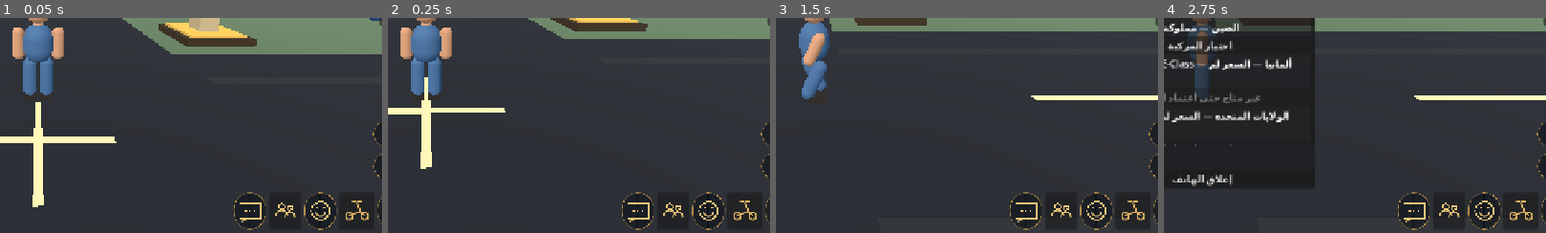
Above: before the commit, frames 1-4 (left to right).
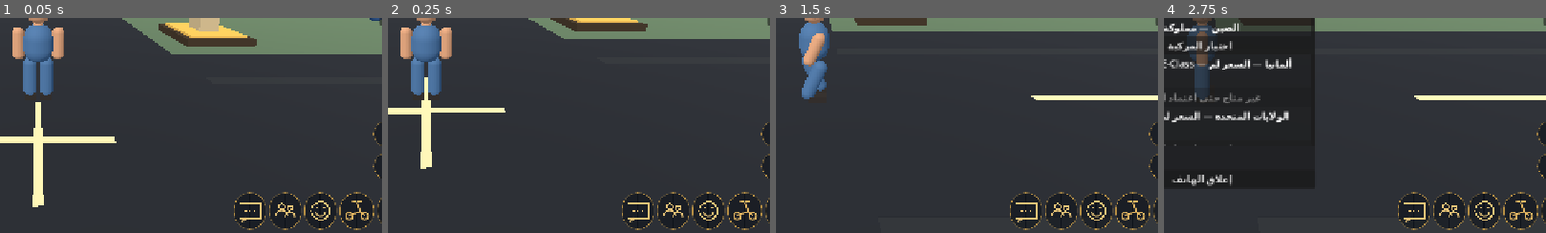
Above: after the commit, the same moments.

Repository: gamalalaraby1988-dotcom/King-Egypt-
Game: Godot game, scene res://scenes/main.tscn
Two runs of this game, one before a commit and one after it. Both use one fixed random seed, a clock stepped at 60 frames per second and the inputs below.
Inputs (mouse positions are % of the whole screen's width and height, from its top left):
- Up to frame 1 (0.05 s): no input
- Up to frame 2 (0.25 s): no input
- Up to frame 3 (1.5 s): tap Enter at 0.5 s; move the mouse to (72, 45) at 0.52 s; hold D (move_right) 0.53-1.25 s; hold Shift (sprint) 0.53-1.25 s; click (72, 45) at 0.67 s; drag from (30, 55) to (45, 70) at 1.27 s
- Up to frame 4 (2.75 s): click "ذهب: 0 +" at 2 s
The pictures show only the part of the screen within x 45-95%, y 50-100%; the shares and areas given below are measured in that part.

The runs differ from the first frame. In frame 1, 0.3% of the frame differs, in the area x 70-98%, y 80-99%; in frame 2, 0.3%; in frame 3, 0.3%; in frame 4, 0.3%.

Commit message:
Unify gold styling across HUD icon buttons

Diff:
--- a/scripts/city_hud.gd
+++ b/scripts/city_hud.gd
@@ -309,6 +309,23 @@
 	content.add_child(close)
 
 
+func _apply_hud_icon_button_style(button: Button) -> void:
+	var normal := StyleBoxFlat.new()
+	normal.bg_color = Color(0.035, 0.055, 0.085, 0.52)
+	normal.border_color = Color("#b99145")
+	normal.set_border_width_all(1)
+	normal.set_corner_radius_all(28)
+	button.add_theme_stylebox_override("normal", normal)
+	var hover := normal.duplicate() as StyleBoxFlat
+	hover.bg_color = Color(0.10, 0.12, 0.16, 0.78)
+	hover.border_color = Color("#e8c477")
+	button.add_theme_stylebox_override("hover", hover)
+	var pressed := normal.duplicate() as StyleBoxFlat
+	pressed.bg_color = Color(0.16, 0.13, 0.08, 0.88)
+	pressed.border_color = Color("#f0d28b")
+	button.add_theme_stylebox_override("pressed", pressed)
+	button.add_theme_stylebox_override("focus", hover)
+
 func _make_compact_action(parent: Control, glyph: String, hint: String, action: String, button_size: Vector2) -> Button:
 	var button := Button.new()
 	button.text = ""
@@ -316,12 +333,7 @@
 	button.custom_minimum_size = button_size
 	button.add_theme_font_size_override("font_size", 1)
 	button.add_theme_color_override("font_color", Color("#f0d28b"))
-	var style := StyleBoxFlat.new()
-	style.bg_color = Color(0.035, 0.055, 0.085, 0.52)
-	style.border_color = Color("#b99145")
-	style.set_border_width_all(1)
-	style.set_corner_radius_all(28)
-	button.add_theme_stylebox_override("normal", style)
+	_apply_hud_icon_button_style(button)
 	button.pressed.connect(_on_hud_action_pressed.bind(action))
 	parent.add_child(button)
 	var icon := Control.new()
@@ -329,7 +341,7 @@
 	icon.set_anchors_and_offsets_preset(Control.PRESET_FULL_RECT)
 	icon.mouse_filter = Control.MOUSE_FILTER_IGNORE
 	icon.set_script(load("res://scripts/scooter_toggle_icon.gd"))
-	icon.set("mode", {"phone":"phone","events":"notifications","vehicle_summon":"car","location":"location","chat":"chat","emotes":"emotes","interact":"hand"}.get(action, "chat"))
+	icon.call("set_mode", {"phone":"phone","events":"notifications","vehicle_summon":"car","location":"location","chat":"chat","emotes":"emotes","interact":"hand"}.get(action, "chat"))
 	button.add_child(icon)
 	return button
 
@@ -366,6 +378,7 @@
 	button.text = ""
 	button.set_anchors_and_offsets_preset(Control.PRESET_FULL_RECT)
 	button.add_theme_font_size_override("font_size", 1)
+	_apply_hud_icon_button_style(button)
 	button.pressed.connect(_on_button_pressed.bind("social"))
 	holder.add_child(button)
 	var friends_icon := Control.new()
@@ -373,7 +386,7 @@
 	friends_icon.set_anchors_and_offsets_preset(Control.PRESET_FULL_RECT)
 	friends_icon.mouse_filter = Control.MOUSE_FILTER_IGNORE
 	friends_icon.set_script(load("res://scripts/scooter_toggle_icon.gd"))
-	friends_icon.set("mode", "friends")
+	friends_icon.call("set_mode", "friends")
 	button.add_child(friends_icon)
 	friends_phone_badge = PanelContainer.new()
 	friends_phone_badge.name = "IncomingFriendRequestsBadge"
@@ -441,6 +454,7 @@
 	button.name = "ScooterToggleButton"
 	button.custom_minimum_size = Vector2(58, 54)
 	button.tooltip_text = "ركوب الاسكوتر / النزول"
+	_apply_hud_icon_button_style(button)
 	button.pressed.connect(_on_scooter_button_pressed)
 	parent.add_child(button)
 	var icon_script := load("res://scripts/scooter_toggle_icon.gd") as Script
@@ -452,7 +466,7 @@
 	scooter_icon.set_anchors_and_offsets_preset(Control.PRESET_FULL_RECT)
 	scooter_icon.mouse_filter = Control.MOUSE_FILTER_IGNORE
 	scooter_icon.set_script(icon_script)
-	scooter_icon.set("mode", "scooter")
+	scooter_icon.call("set_mode", "scooter")
 	button.add_child(scooter_icon)
 
 
